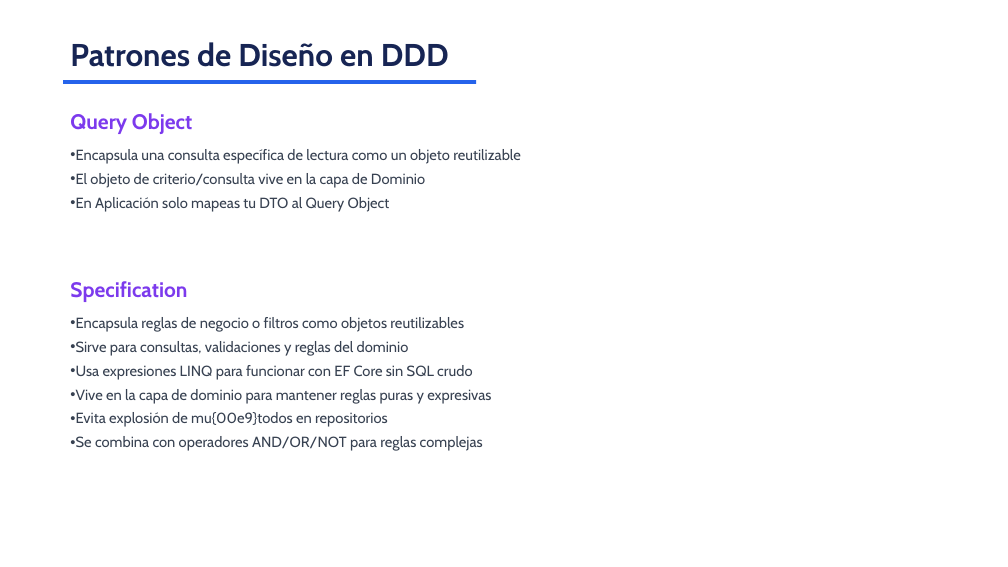
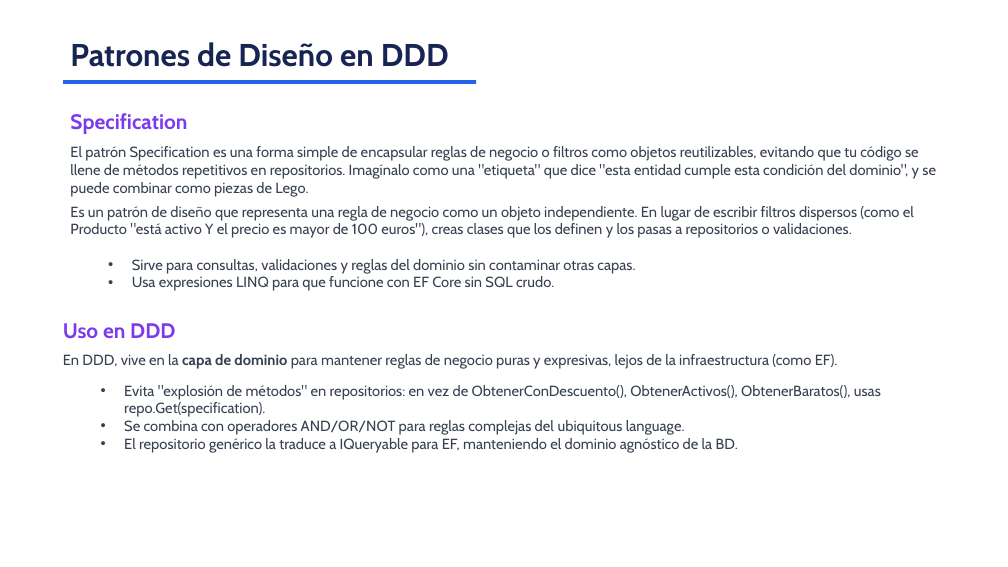
Before and after one commit to jorge-babel-code/TiendaOnline, a slide deck: slide 14 of DDD_Presentacion.pptx (slide 11 before the commit). Drawn at 1008x567 pixels with LibreOffice and Linux fonts; fonts in the diff are those of the drawing. Boxes give left, top, right and bottom in pixels: in the first picture for what was removed or moved away, otherwise in the second. Text is boxed around its words. In the diff, an @@ line names an element or a change of style, - is before the commit and + after.

```diff
--- a/DDD_Presentacion.pptx
+++ b/DDD_Presentacion.pptx
@@ text at [70, 113, 187, 134]: text changed @@
-Query Object
+Specification
@@ text at [70, 146, 936, 291]: text changed @@
-• Encapsula una consulta específica de lectura como un objeto reutilizable
-• El objeto de criterio/consulta vive en la capa de Dominio
-• En Aplicación solo mapeas tu DTO al Query Object
+El patrón Specification es una forma simple de encapsular reglas de negocio o filtros como objetos reutilizables, evitando que tu código se llene de métodos repetitivos en repositorios. Imagínalo como una "etiqueta" que dice "esta entidad cumple esta condición del dominio", y se puede combinar como piezas de Lego.
+Es un patrón de diseño que representa una regla de negocio como un objeto independiente. En lugar de escribir filtros dispersos (como el Producto "está activo Y el precio es mayor de 100 euros"), creas clases que los definen y los pasas a repositorios o validaciones.
+  • Sirve para consultas, validaciones y reglas del dominio sin contaminar otras capas.
+  • Usa expresiones LINQ para que funcione con EF Core sin SQL crudo.
@@ text removed at [70, 281, 187, 302] @@
-Specification
@@ text added at [63, 323, 175, 339], 20 pt, text #7C3AED, bold @@
+Uso en DDD
@@ text removed at [76, 317, 491, 451] @@
-• Encapsula reglas de negocio o filtros como objetos reutilizables
-• Sirve para consultas, validaciones y reglas del dominio
-• Usa expresiones LINQ para funcionar con EF Core sin SQL crudo
-• Vive en la capa de dominio para mantener reglas puras y expresivas
-• Evita explosión de mu{00e9}todos en repositorios
-• Se combina con operadores AND/OR/NOT para reglas complejas
@@ text added at [63, 354, 881, 453], 14 pt, text #374151 @@
+En DDD, vive en la capa de dominio para mantener reglas de negocio puras y expresivas, lejos de la infraestructura (como EF).
+  • Evita "explosión de métodos" en repositorios: en vez de ObtenerConDescuento(), ObtenerActivos(), ObtenerBaratos(), usas repo.Get(specification).
+  • Se combina con operadores AND/OR/NOT para reglas complejas del ubiquitous language.
+  • El repositorio genérico la traduce a IQueryable para EF, manteniendo el dominio agnóstico de la BD.
```
Also in this commit, not shown: 3 other slides changed, 3 slides added.
